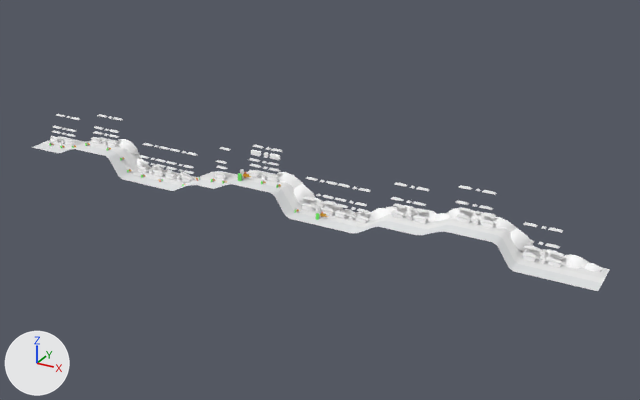
Before and after pictures for a commit that changed the Blender file dev/trunk/TechDemo/assets/Scenes/levels/level_01/level_01.blend.
The view is the same before and after, from a camera (50 mm lens) standing at (1303.0, -1237.0, 635.0) and looking at (603.0, 36.0, -2.0). Lighting does not change. The marker at lower left points along +X, +Y and +Z.

The scene before the commit, as lines of its bpy script (objects in view):
```python
me_base4 = bpy.data.meshes.new('base4')
me_base4.from_pydata(...)  # 1124 vertices, 1199 faces; spans x -32.0..1109.0, y -29.0..54.0, z -22.0..41.0
# faces by material slot: [70, 70, 70, 372, 186, 431]
me_base4.materials.append(mat_bb0703or01)  # its picture is missing
me_base4.materials.append(mat_bb0201or01)  # its picture is missing
me_base4.materials.append(mat_cr03081001m0109o01)  # white #e7e7e7
me_base4.materials.append(mat_bb1305or01)  # its picture is missing
me_base4.materials.append(mat_bb0907or01)  # its picture is missing
me_base4.materials.append(mat_bb0803or01)  # its picture is missing
me_base6 = bpy.data.meshes.new('base6')
me_base6.from_pydata(...)  # 186 vertices, 186 faces; spans x -27.0..1042.0, y 17.0..25.0, z -10.0..35.0
me_base6.materials.append(mat_bb0907or01)  # its picture is missing
ob_base4 = bpy.data.objects.new('base4', me_base4)
ob_base4.location = (0.0, 0.0, 0.0)
ob_base6_001 = bpy.data.objects.new('base6.001', me_base6)
ob_base6_001.location = (-1.0, 8.0, 9.0)
ob_base6_003 = bpy.data.objects.new('base6.003', me_base6)
ob_base6_003.location = (-13.0, 37.0, 35.0)
```
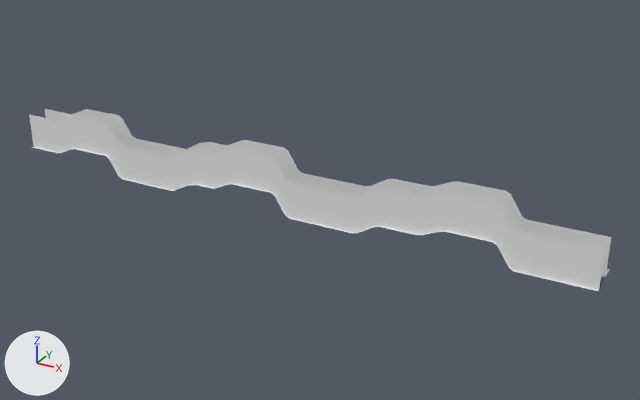
Boxes [x1, y1, x2, y2] around the edits, measured in the pictures (640 x 400 px):
'CCbase4', added: after [29, 109, 611, 290]
'base4', unchanged, covered by the edit: before [32, 136, 610, 291]; after [32, 147, 610, 291]

The change, as a diff of the scene's bpy script:
```diff
--- a/dev/trunk/TechDemo/assets/Scenes/levels/level_01/level_01.blend.py
+++ b/dev/trunk/TechDemo/assets/Scenes/levels/level_01/level_01.blend.py
@@ me_ccbase4 @@
+me_ccbase4.from_pydata(...)  # 144 vertices, 105 faces; spans x -32.0..1109.0, y -23.0..19.0, z -18.0..93.0
@@ ob_ccbase4 @@
+ob_ccbase4 = bpy.data.objects.new('CCbase4', me_ccbase4)
+ob_ccbase4.location = (0.0, 0.0, 0.0)
```
